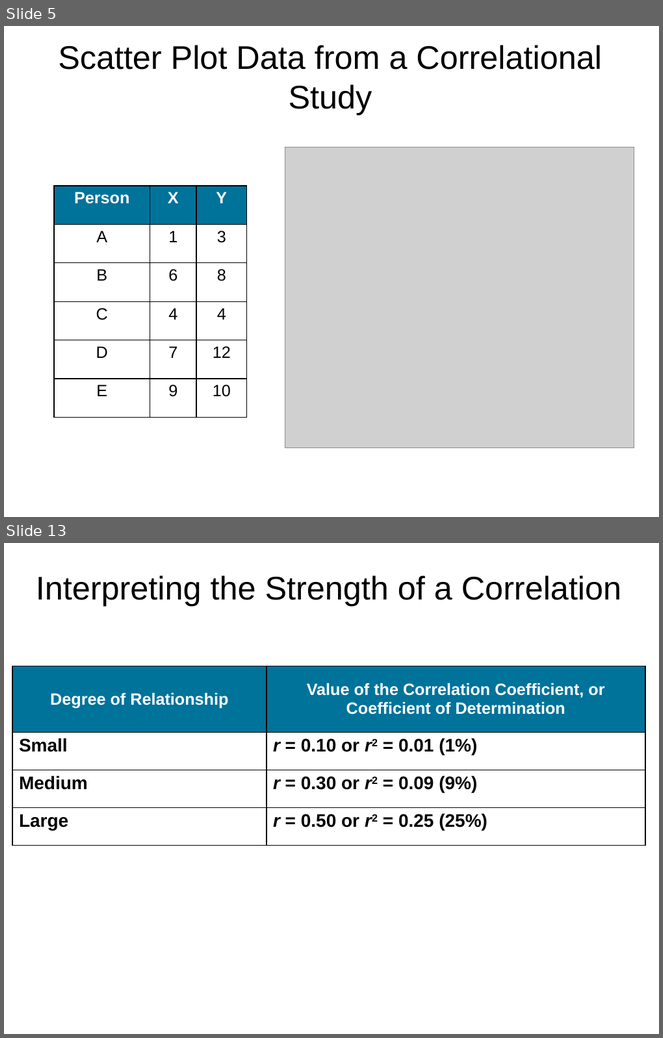
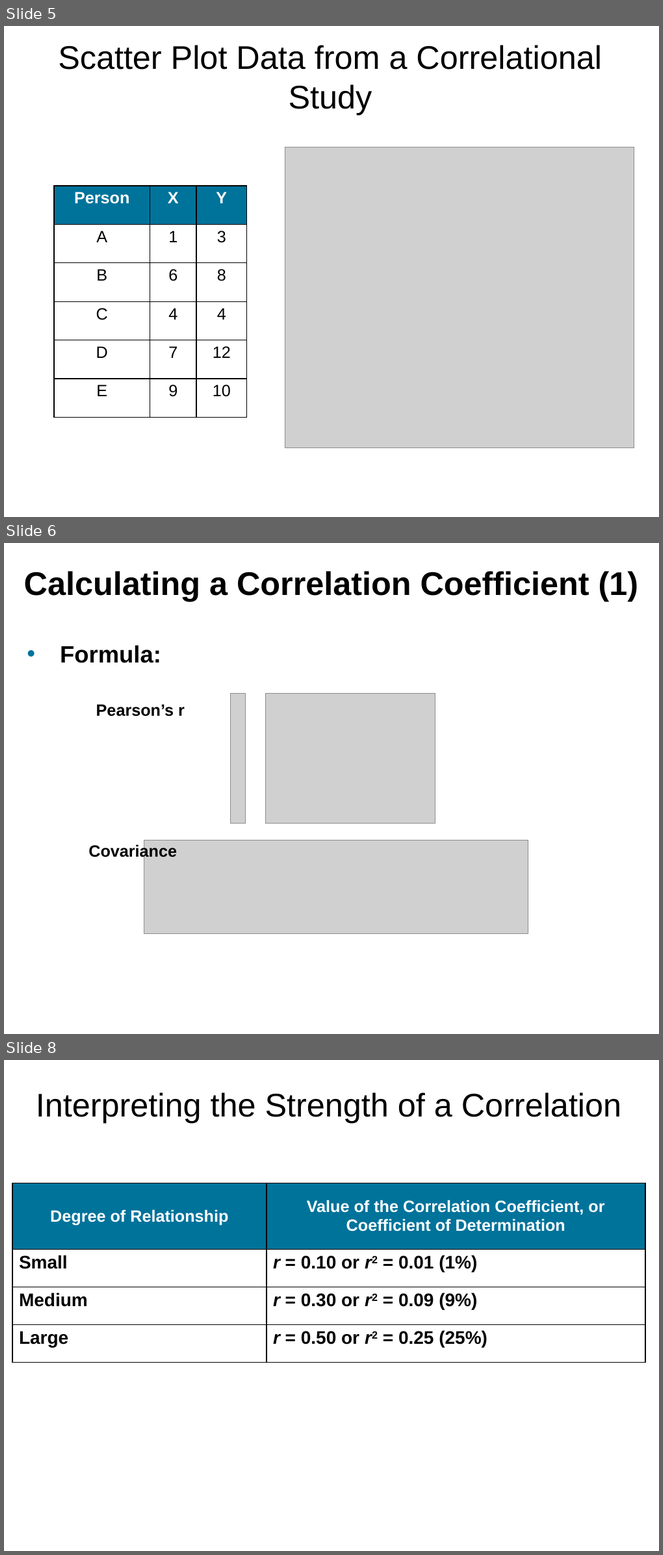
Before and after one commit to npm27/Teaching-Materials, a slide deck: Research Methods/Slides/Chapter 12.pptx. Shown one above the other, each under a label of ours: slides 5 and 13 before the commit, slides 5, 6 and 8 after it; the slides between them are not shown. The pictures are 663x1038 and 663x1555 pixels, drawn with LibreOffice and Linux fonts; fonts in the diff are those of the drawing; grey boxes stand for pictures. Boxes give left, top, right and bottom in pixels: in the first picture for what was removed or moved away, otherwise in the second. Text is boxed around its words. In the diff, an @@ line names an element or a change of style, - is before the commit and + after.

```diff
--- a/Research Methods/Slides/Chapter 12.pptx
+++ b/Research Methods/Slides/Chapter 12.pptx
@@ slide 6 added at (x1=4, y1=543, x2=659, y2=1034), background #FFFFFF @@
@@ title added at (x1=24, y1=571, x2=639, y2=601), 36 pt, text #000000, bold @@
+Calculating a Correlation Coefficient (1)
@@ text added at (x1=60, y1=645, x2=161, y2=663), 26 pt, text #000000, bold @@
+• Formula:
@@ picture added at (x1=231, y1=694, x2=246, y2=824) @@
@@ picture added at (x1=265, y1=694, x2=435, y2=824) @@
@@ text added at (x1=96, y1=704, x2=185, y2=717), 18 pt, text #000000, bold @@
+Pearson’s r
@@ text added at (x1=88, y1=843, x2=177, y2=860), 18 pt, text #000000, bold @@
+Covariance
@@ picture added at (x1=144, y1=841, x2=528, y2=934) @@
@@ what was slide 13 is now slide 8 @@
```
Also in this commit, not shown: 6 slides changed, 8 other slides added, 2 slides removed, 1 other file.
